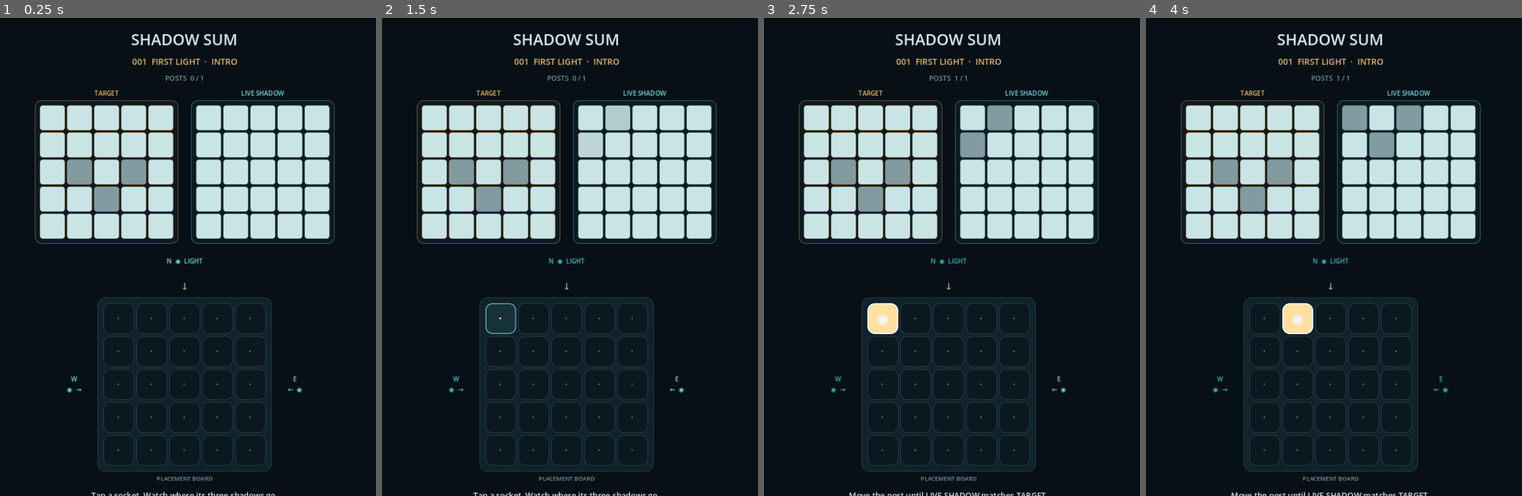
Above: before the commit, frames 1-4 (left to right).
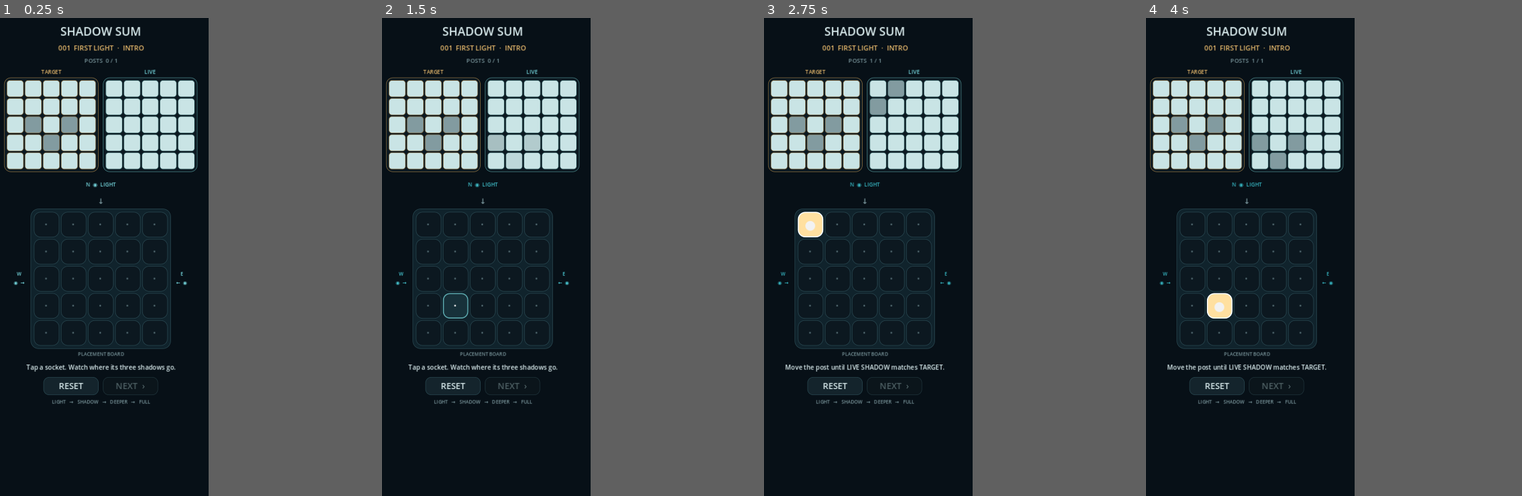
Above: after the commit, the same moments.

Repository: madowaku/shadow-sum
Game: Godot game, scene res://scenes/main.tscn
Same seed, same stepped clock (60 frames per second), same inputs: the game is played once before the commit and once after it.
Inputs:
- Up to frame 1 (0.25 s): no input
- Up to frame 2 (1.5 s): click "·" at 0.5 s; click "●" at 1.25 s
- Up to frame 3 (2.75 s): click "·" at 2 s
- Up to frame 4 (4 s): click "●" at 2.75 s; click "·" at 3.5 s
In our replay, the window is 640x800 before the commit and 360x800 after it. These sizes can differ from the game's own. Grey fills any space a smaller window leaves; there, only what the larger window draws over its background counts as a difference.

The runs differ from the first frame. In frame 1, 26% of the frame differs, in the area x 1-90%, y 1-100%; in frame 2, 26%; in frame 3, 26%; in frame 4, 27%.

Commit message:
feat: use 9:20 base canvas with expand scaling

Diff:
--- a/project.godot
+++ b/project.godot
@@ -10,11 +10,12 @@
 
 [display]
 
-window/size/viewport_width=720
+window/size/viewport_width=405
 window/size/viewport_height=900
 window/size/window_width_override=720
 window/size/window_height_override=900
 window/stretch/mode="canvas_items"
+window/stretch/aspect="expand"
 
 [rendering]
 
